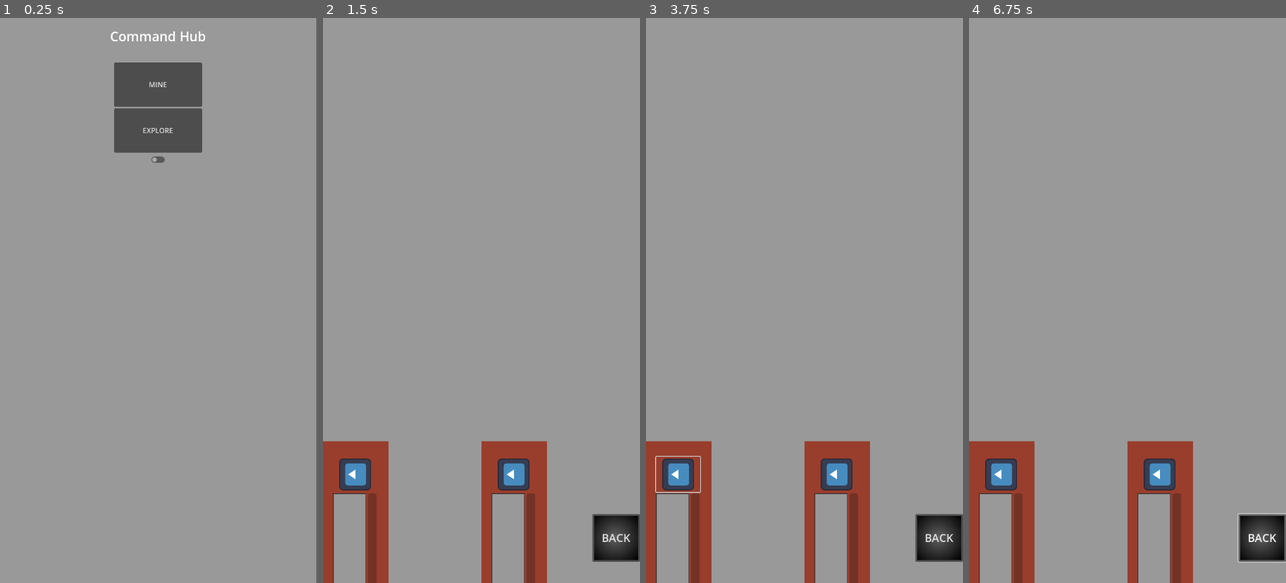
Above: before the commit, frames 1-4 (left to right).
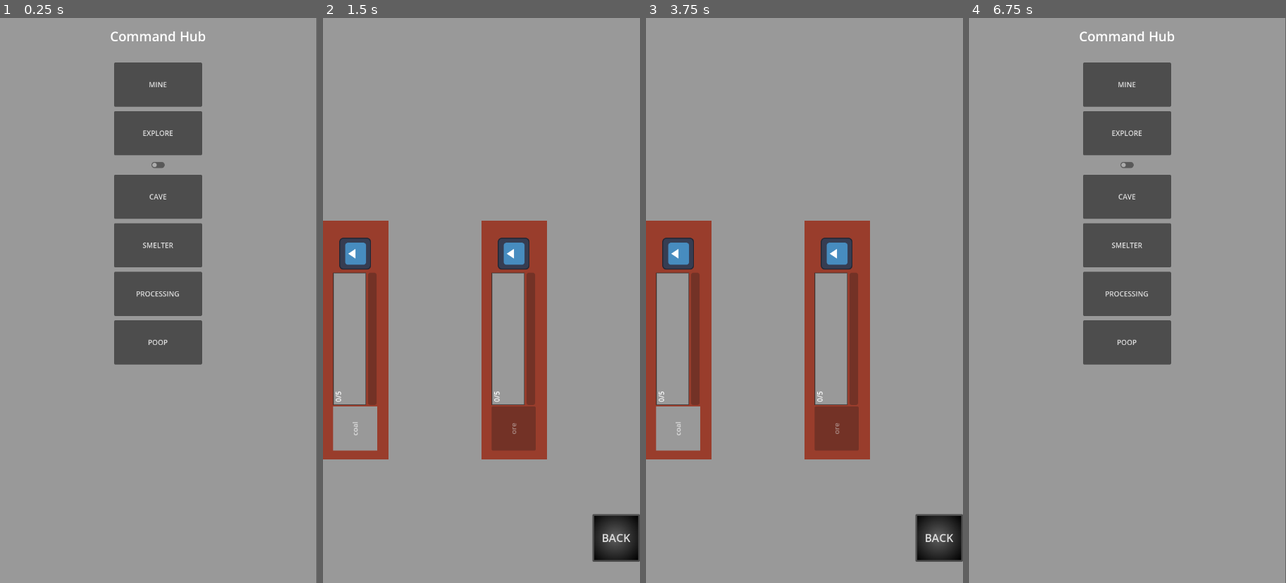
Above: after the commit, the same moments.

Repository: EitherRock/spacegame
Game: Godot game, scene res://main.tscn
The game is run twice, just before and just after one commit, with the same random seed, the same clock (stepped at 60 frames per second) and the same inputs. The engine's default icon, where the game draws it, is replaced by a stand-in: a white triangle on a blue panel in a dark square.
Inputs (mouse positions are in pixels of both pictures, inside the frame that each line leads up to; where the layout moved, square brackets give the same spot in the first picture):
- Up to frame 1 (0.25 s): no input
- Up to frame 2 (1.5 s): click "MINE" at 0.5 s; click "EXPLORE" at 1.25 s
- Up to frame 3 (3.75 s): click (804, 164) [804, 159] at 2 s; click (804, 198) at 2.75 s, where only the run after the commit has a clickable "CAVE"; click (677, 475) at 3.52 s
- Up to frame 4 (6.75 s): click (1127, 244) at 4.25 s, where only the run after the commit has a clickable "SMELTER"; click (1127, 294) at 5 s, where only the run after the commit has a clickable "PROCESSING"; click (1127, 340) at 5.75 s, where only the run after the commit has a clickable "POOP"; click "BACK" at 6.5 s

The runs differ from the first frame. In frame 1, 9.0% of the frame differs, in the area x 36-64%, y 16-62%; in frame 2, 17%; in frame 3, 17%; in frame 4, 22%, in the area x 0-100%, y 0-100%.

Commit message:
folder structure changes

Diff:
--- a/autos/facility_manager.gd
+++ b/autos/facility_manager.gd
@@ -8,29 +8,51 @@
 
 func register_facility(facility: Facility) -> void:
 	if not facility in facilities:
+
+		# Setup Resources
 		var resource_manager = facility.get_node("Panel/MarginContainer/VBoxContainer/ResourceManager")
 		var resources_for_facility = ResourceValues.facilities[facility.facility_name.to_lower()]
 		for resource in resources_for_facility:
+			print('resource for facility', resource)
 			facility.add_resource(resource, preload("res://resources/resource.tscn"))
 
 		facility.postion_resources()
 		resource_manager.initialize()
+
+		# Connect back button
+		var back_bttn = facility.get_node("Panel/MarginContainer/VBoxContainer/HBoxContainer/Back")
+		if back_bttn and not back_bttn.is_connected("pressed", Callable(self, "_on_back_button_pressed")):
+			back_bttn.connect("pressed", Callable(self, "_on_back_button_pressed"))
+
+		# Add facility to facilities container
+		facility.hide()
+
 		facilities.append(facility)
-		facility.hide()
+
 		print("Registerd Facility: ", facility)
 
 func switch_to_facility(facility_name: String) -> bool:
+	print("global resources: ", ResourceValues.resources)
 	for facility in facilities:
 		if facility.facility_name == facility_name:
 			_transition_to(facility)
 			return true
 	return false
 
+
 func _transition_to(new_facility: Facility):
-	if current_facility:
-		current_facility.hide()
+	#if current_facility:
+		#current_facility.hide()
+	hide_current_facility()
 
 	current_facility = new_facility
 	current_facility.show()
 	facility_changed.emit(current_facility)
 	print('Facility Changed', new_facility)
+
+func hide_current_facility():
+	if current_facility:
+		current_facility.hide()
+
+func _on_back_button_pressed():
+	hide_current_facility()
--- a/autos/resource_values.gd
+++ b/autos/resource_values.gd
@@ -4,11 +4,14 @@
 	"coal": {"amount": 0, "max":5, "dependencies": {}},
 	"ore": {"amount": 0, "max":5, "dependencies": {"coal": 5}},
 	"metal": {"amount": 0, "max":5, "dependencies": {"ore": 5}},
+	"material": {"amount": 0, "max": 5, "dependencies": {"metal": 5}},
+	"thing": {"amount": 0, "max": 5, "dependencies": {"metal": 5}},
 	"ship": {"amount": 0, "max":5, "dependencies": {"ore": 5}}
 }
 
 var facilities = {
 	"cave": ["coal", "ore"],
 	"smelter": ["metal"],
-	"processing": ['material']
+	"processing": ['material'],
+	"poop": ['thing', 'coal', 'ore', 'metal']
 }
--- /dev/null
+++ b/back.gd
@@ -0,0 +1 @@
+extends Button
--- a/facilities/facility.gd
+++ b/facilities/facility.gd
@@ -1,7 +1,5 @@
 class_name Facility
 extends Control
-
-#enum Type {RESEARCH, MINE, ARMORY}
 
 signal resource_added(resource_node: Control)
 signal resource_removed(resource_node: Control)
@@ -13,29 +11,22 @@
 
 var _view_width: float
 var _resource_nodes := {}
+var back_bttn: Button
 
 func _ready():
 	assert(label != null, "Label node not found! Check scene structure")
 	print("Facility script loaded successfully for: ", facility_name)
 	_view_width = get_viewport_rect().size.x
 
+	back_bttn = $Panel/MarginContainer/VBoxContainer/HBoxContainer/Back
+
 func add_resource(resource_key: String, resource_scene: PackedScene) -> bool:
 	if not can_add_resource(resource_key):
 		return false
 
 	var new_resource = resource_scene.instantiate()
-	#ResourceManager.setup_resource_ui(new_resource, resource_key)
 	_resource_nodes[resource_key] = new_resource
 	add_child(new_resource)
-
-	#print('getting x size')
-	#print(get_viewport_rect().size.x)
-
-	# Position the new resource (customize as needed)
-	#new_resource.position = Vector2(
-		#randf_range(-50, 50),
-		#randf_range(-50, 50)
-	#)
 
 	resource_added.emit(new_resource)
 	return true
@@ -46,9 +37,8 @@
 	var position_start = 0
 
 	for resource in _resource_nodes:
-		_resource_nodes[resource].position = Vector2(position_start, 1500)
+		_resource_nodes[resource].position = Vector2(position_start, 1000)
 		position_start += spaces_between
-	print('spaces between ', spaces_between)
 
 func remove_resource(resource_key: String) -> void:
 	if not _resource_nodes.has(resource_key): return
--- a/facilities/facility.tscn
+++ b/facilities/facility.tscn
@@ -1,8 +1,7 @@
-[gd_scene load_steps=6 format=3 uid="uid://o6mqsgts57j7"]
+[gd_scene load_steps=5 format=3 uid="uid://o6mqsgts57j7"]
 
 [ext_resource type="Script" uid="uid://bynqyy6kq2li6" path="res://facilities/facility.gd" id="1_me26m"]
 [ext_resource type="Script" uid="uid://jd8e4yv4drn0" path="res://resources/resource_manager.gd" id="3_omkxe"]
-[ext_resource type="PackedScene" uid="uid://b34guu313kt8l" path="res://resources/resource.tscn" id="3_x05ig"]
 [ext_resource type="PackedScene" uid="uid://bajhex4ow34r3" path="res://back.tscn" id="4_klbvo"]
 
 [sub_resource type="StyleBoxFlat" id="StyleBoxFlat_4og3i"]
@@ -60,18 +59,6 @@
 grow_vertical = 0
 theme_override_constants/separation = 175
 
-[node name="Ore" parent="Panel/MarginContainer/VBoxContainer/ResourceManager/mainContainer" instance=ExtResource("3_x05ig")]
-visible = false
-layout_mode = 2
-size_flags_horizontal = 4
-size_flags_vertical = 8
-
-[node name="Metal" parent="Panel/MarginContainer/VBoxContainer/ResourceManager/mainContainer" instance=ExtResource("3_x05ig")]
-visible = false
-layout_mode = 2
-size_flags_horizontal = 4
-size_flags_vertical = 8
-
 [node name="HBoxContainer" type="HBoxContainer" parent="Panel/MarginContainer/VBoxContainer"]
 layout_mode = 2
 size_flags_horizontal = 8
--- a/main.gd
+++ b/main.gd
@@ -1,28 +1,40 @@
 extends Control
 
 @export var resources: Dictionary = {}
+var facility_bttn_container: VBoxContainer
 
 # Called when the node enters the scene tree for the first time.
 func _ready():
-	#var facilityManager = FacilityManager.insta
+	facility_bttn_container = $Panel/MarginContainer/VBoxContainer/MarginContainer/VBoxContainer
+
 	for facility in $Facilities.get_children():
 		FacilityManager.register_facility(facility)
 
+		var facility_bttn := Button.new()
+		facility_bttn.text = facility.facility_name.to_upper()
+		facility_bttn.custom_minimum_size = Vector2(200, 100)
 
-# Called every frame. 'delta' is the elapsed time since the previous frame.
-#func _process(delta):
-	#pass
+		var hbox := HBoxContainer.new()
+		hbox.custom_minimum_size = Vector2(200, 100)
+		hbox.alignment = BoxContainer.ALIGNMENT_CENTER
 
+		hbox.add_child(facility_bttn)
+		facility_bttn_container.add_child(hbox)
+
+		facility_bttn.connect("pressed", Callable(self, "_on_facility_button_pressed").bind(facility))
+
+
+
+func _on_facility_button_pressed(facility):
+	FacilityManager.switch_to_facility(facility.facility_name)
 
 func _on_button_pressed():
 	#get_tree().change_scene_to_file("res://facility.tscn")
 	FacilityManager.switch_to_facility('Cave')
 
 
-
-
 func _on_explore_button_pressed():
-	get_tree().change_scene_to_file("res://map.tscn")
+	get_tree().change_scene_to_file("res://node_map/map.tscn")
 
 
 func _on_ship_pressed():
@@ -31,10 +43,8 @@
 
 func _on_check_button_toggled(toggled_on):
 	if toggled_on:
-		print("on")
 		ShipValues.hasLaserBeam = false
 		ShipValues.hasBullets = true
 	else:
-		print("off")
 		ShipValues.hasLaserBeam = false
 		ShipValues.hasBullets = true
--- a/main.tscn
+++ b/main.tscn
@@ -66,6 +66,7 @@
 
 [node name="VBoxContainer" type="VBoxContainer" parent="Panel/MarginContainer/VBoxContainer/MarginContainer"]
 layout_mode = 2
+theme_override_constants/separation = 10
 
 [node name="HBoxContainer" type="HBoxContainer" parent="Panel/MarginContainer/VBoxContainer/MarginContainer/VBoxContainer"]
 layout_mode = 2
@@ -162,14 +163,23 @@
 [node name="Facilities" type="Node" parent="."]
 
 [node name="Cave" parent="Facilities" instance=ExtResource("2_1bvp3")]
+visible = false
 facility_name = "Cave"
 allowed_resources = Array[String](["coal", "ore"])
 
 [node name="Smelter" parent="Facilities" instance=ExtResource("2_1bvp3")]
+visible = false
 facility_name = "Smelter"
+allowed_resources = Array[String](["metal"])
 
 [node name="Processing" parent="Facilities" instance=ExtResource("2_1bvp3")]
+visible = false
 facility_name = "Processing"
+allowed_resources = Array[String](["material"])
+
+[node name="Poop" parent="Facilities" instance=ExtResource("2_1bvp3")]
+facility_name = "Poop"
+allowed_resources = Array[String](["thing", "coal", "ore", "metal"])
 
 [connection signal="pressed" from="Panel/MarginContainer/VBoxContainer/MarginContainer/VBoxContainer/HBoxContainer/CaveButton" to="." method="_on_button_pressed"]
 [connection signal="pressed" from="Panel/MarginContainer/VBoxContainer/MarginContainer/VBoxContainer/HBoxContainer2/ExploreButton" to="." method="_on_explore_button_pressed"]
--- a/node_map/map.gd
+++ b/node_map/map.gd
@@ -2,8 +2,8 @@
 extends Node2D
 
 const SCROLL_SPEED :=15
-const MAP_ROOM = preload("res://map_room.tscn")
-const MAP_LINE = preload("res://map_line.tscn")
+const MAP_ROOM = preload("res://node_map/map_room.tscn")
+const MAP_LINE = preload("res://node_map/map_line.tscn")
 
 @onready var map_generator: MapGenerator = $MapGenerator
 @onready var lines: Node2D = %Lines
--- a/resources/resource_manager.gd
+++ b/resources/resource_manager.gd
@@ -1,15 +1,13 @@
 extends Node
 
 @export var resources = ResourceValues.resources
-var main = null
+var facility = null
 var resource_keys = null
 var resource_ui_elements = {}
 
 func initialize():
-	print('initializing')
-	main = $"../../../.."
-	var resource_nodes = main._resource_nodes
-	print(resource_nodes)
+	facility = $"../../../.."
+	var resource_nodes = facility._resource_nodes
 
 	if resources:
 		resource_keys = resources.keys()
@@ -17,7 +15,6 @@
 			var control = resource_nodes[resource_name]
 
 			if not control is Control:
-				print("Not a Control: ", resource_name)
 				continue
 
 			print("Processing resource: ", resource_name)
@@ -29,7 +26,6 @@
 			setup_resource_ui(control, resource_name)
 
 func setup_resource_ui(resource: Control, resource_name: String):
-	print('setting up resource: ', resource_name)
 	var c_button = resource.get_node("MarginContainer/ResourceContainer/ResourceCreateButton")
 	var c_upgrade_button = resource.get_node("MarginContainer/ResourceContainer/UpgradeButton")
 	var progress_bar = resource.get_node("MarginContainer/ResourceContainer/VBoxContainer/ProgressBar")
@@ -62,7 +58,6 @@
 	c_button.disabled = !can_create(resource_name)
 
 func generate_resource(resource_name):
-	print('pressed resource: ', resource_name)
 	var ui = resource_ui_elements.get(resource_name)
 	if not ui:
 		return
@@ -72,8 +67,8 @@
 
 		# Animate production
 		var tween = get_tree().create_tween()
-		#tween.tween_property(ui.sub_bar, "value", 100, 1)
-		tween.tween_property(ui.sub_bar, "value", 100, 9)
+		tween.tween_property(ui.sub_bar, "value", 100, 1)
+		#tween.tween_property(ui.sub_bar, "value", 100, 9)
 
 		tween.tween_property(ui.sub_bar, "value", 0, 0)
 
@@ -94,17 +89,6 @@
 		ui.progress_label.text = "%d/%d" % [ui.progress_bar.value, ui.progress_bar.max_value]
 		ui.button.disabled = !can_create(resource_name)
 
-#func update_dependent_resources(resource_name: String):
-	#for res in resources:
-		#if resources[res].get("dependencies", {}).has(resource_name):
-			#print("dependent resource")
-			#print(res)
-			##var ui = get_resource_ui(res)
-			#var ui = get_resource_ui(resource_name)
-#
-			#if ui:
-				#ui.button.disabled = !can_create(res)
-
 func update_dependent_resources(resource_name: String):
 	# Update all resources that depend on this one
 	for dependent_name in resources:
@@ -118,19 +102,15 @@
 				var ui = resource_ui_elements[dependent_name]
 				ui.button.disabled = !can_create(dependent_name)
 
-				# Optional: Visual feedback for changed state
-				#if ui.button.disabled:
-					#ui.button.modulate = Color.DIM_GRAY
-				#else:
-					#ui.button.modulate = Color.WHITE
-
 
 func add_resource(resource_name: String, amount: int) -> void:
 	if resources.has(resource_name):
 		resources[resource_name]["amount"] += amount
 
 func can_create(resource_name: String) -> bool:
+	print("can create", resource_name)
 	if not resources.has(resource_name):
+		print('false ', facility.facility_name)
 		return false
 
 	if resources[resource_name]["amount"] >= resources[resource_name]["max"]:
@@ -163,6 +143,7 @@
 
 func get_resource_amount(resource_name: String) -> int:
 	if resources.has(resource_name):
+		print("resource amount ", resource_name)
 		return resources[resource_name]["amount"]
 	return 0
 
--- a/ship/ship.gd
+++ b/ship/ship.gd
@@ -4,9 +4,9 @@
 var screen_size
 var rotaion_speed: int = 1
 
-var bullet_scene = preload("res://bullet.tscn")
+var bullet_scene = preload("res://ship/bullet.tscn")
 var laser_scene = preload("res://weapons/laser_ray.tscn")
-var bullet_speed = 500  # Speed of the bullet
+var bullet_speed = 500
 
 var spawn_interval = 1.0
 
Not shown, added: back.gd.uid
